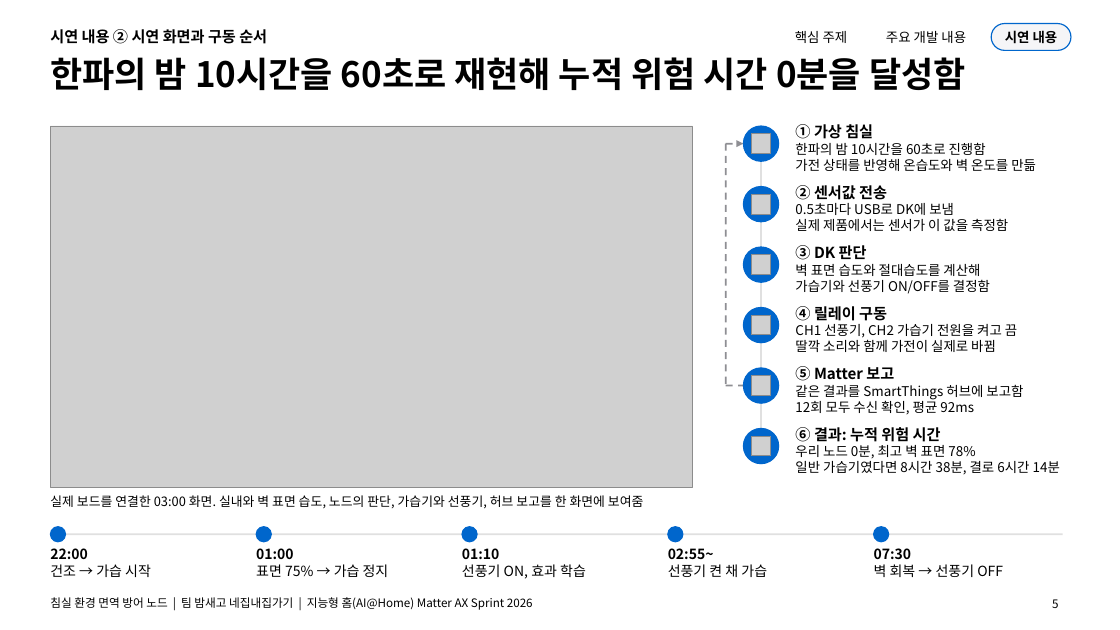
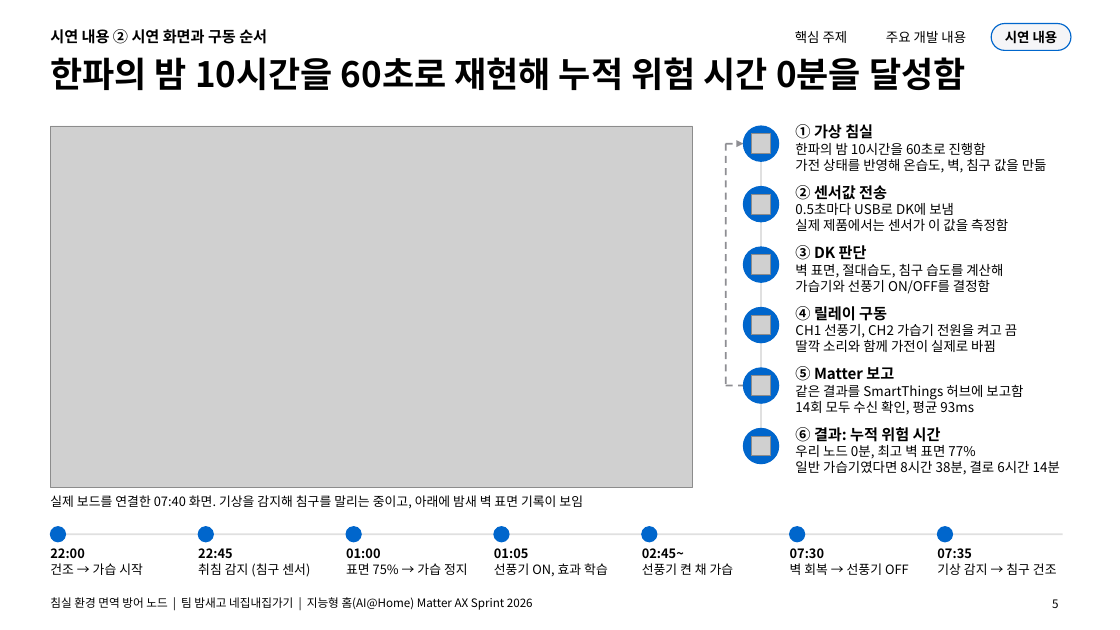
Before and after one commit to 55wind/matter-iot, a slide deck: slide 5 of docs/발표자료_침실노드.pptx. Drawn at 1120x630 pixels with LibreOffice and Linux fonts; fonts in the diff are those of the drawing; grey boxes stand for pictures. Boxes give left, top, right and bottom in pixels: in the first picture for what was removed or moved away, otherwise in the second. Text is boxed around its words. In the diff, an @@ line names an element or a change of style, - is before the commit and + after.

```diff
--- a/docs/발표자료_침실노드.pptx
+++ b/docs/발표자료_침실노드.pptx
@@ text at (x1=795, y1=159, x2=1047, y2=173): text changed @@
-가전 상태를 반영해 온습도와 벽 온도를 만듦
+가전 상태를 반영해 온습도, 벽, 침구 값을 만듦
@@ text at (x1=795, y1=264, x2=1003, y2=278): text changed @@
-벽 표면 습도와 절대습도를 계산해
+벽 표면, 절대습도, 침구 습도를 계산해
@@ text at (x1=795, y1=398, x2=974, y2=415): text changed @@
-12회 모두 수신 확인, 평균 92ms
+14회 모두 수신 확인, 평균 93ms
@@ text at (x1=795, y1=445, x2=975, y2=459): text changed @@
-우리 노드 0분, 최고 벽 표면 78%
+우리 노드 0분, 최고 벽 표면 77%
@@ text at (x1=50, y1=495, x2=583, y2=509): text changed @@
-실제 보드를 연결한 03:00 화면. 실내와 벽 표면 습도, 노드의 판단, 가습기와 선풍기, 허브 보고를 한 화면에 보여줌
+실제 보드를 연결한 07:40 화면. 기상을 감지해 침구를 말리는 중이고, 아래에 밤새 벽 표면 기록이 보임
@@ ellipse moved from (x1=256, y1=527, x2=271, y2=542) to (x1=198, y1=527, x2=213, y2=542) @@
@@ ellipse moved from (x1=462, y1=527, x2=477, y2=542) to (x1=346, y1=527, x2=361, y2=542) @@
@@ ellipse moved from (x1=668, y1=527, x2=683, y2=542) to (x1=494, y1=527, x2=509, y2=542) @@
@@ ellipse moved from (x1=874, y1=527, x2=889, y2=542) to (x1=642, y1=527, x2=657, y2=542) @@
@@ ellipse added at (x1=790, y1=527, x2=805, y2=542), fill #0066CC, outline #0066CC 1 pt @@
@@ ellipse added at (x1=938, y1=527, x2=953, y2=542), fill #0066CC, outline #0066CC 1 pt @@
@@ text added at (x1=198, y1=548, x2=310, y2=577), 11 pt, text #000000 @@
+22:45
+취침 감지 (침구 센서)
@@ text "01:00" moved from (x1=256, y1=548, x2=389, y2=577) to (x1=346, y1=548, x2=468, y2=575) @@
@@ text at (x1=494, y1=548, x2=528, y2=558): text changed; size 12 to 11 pt @@
-01:10
+01:05
@@ text at (x1=494, y1=563, x2=608, y2=576): size 12 to 11 pt in "선풍기 ON, 효과 학습" @@
@@ text "01:05" moved from (x1=462, y1=548, x2=586, y2=579) to (x1=494, y1=548, x2=608, y2=576) @@
@@ text at (x1=642, y1=548, x2=684, y2=558): text changed; size 12 to 11 pt @@
-02:55~
+02:45~
@@ text at (x1=642, y1=563, x2=734, y2=575): size 12 to 11 pt in "선풍기 켠 채 가습" @@
@@ text "02:45~" moved from (x1=668, y1=548, x2=767, y2=577) to (x1=642, y1=548, x2=734, y2=575) @@
@@ size 12 to 11 pt in 3 elements at (x1=50, y1=548, x2=143, y2=575), (x1=346, y1=548, x2=468, y2=575), (x1=790, y1=548, x2=909, y2=575) @@
@@ text "07:30" moved from (x1=874, y1=548, x2=1003, y2=577) to (x1=790, y1=548, x2=909, y2=575) @@
@@ text added at (x1=937, y1=548, x2=1057, y2=575), 11 pt, text #000000 @@
+07:35
+기상 감지 → 침구 건조
```
Also in this commit, not shown: 3 other slides changed, 8 other files.
